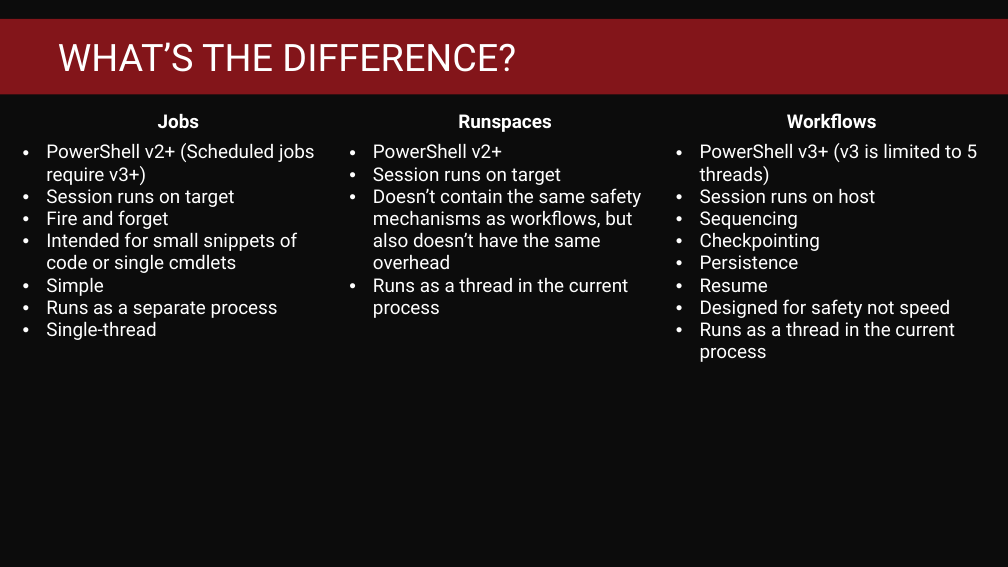
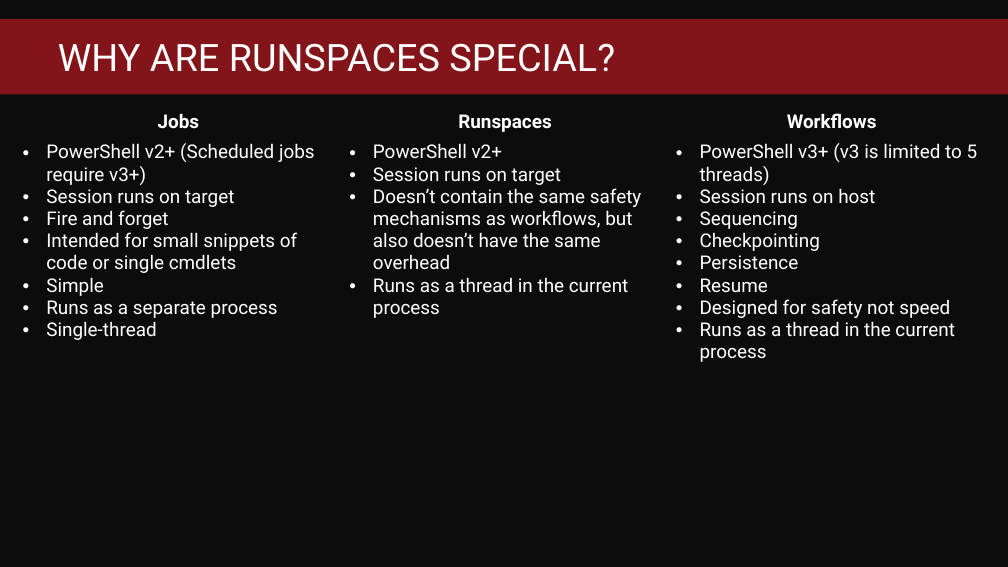
Before and after one commit to jpscripter/Runspaces, a slide deck: slide 4 of High-performance powershell through the magic of runspaces.pptx. Drawn at 1008x567 pixels with LibreOffice and Linux fonts; fonts in the diff are those of the drawing; background and template pictures are left out. Boxes give left, top, right and bottom in pixels: in the first picture for what was removed or moved away, otherwise in the second. Text is boxed around its words. In the diff, an @@ line names an element or a change of style, - is before the commit and + after.

```diff
--- a/High-performance powershell through the magic of runspaces.pptx
+++ b/High-performance powershell through the magic of runspaces.pptx
@@ title at bbox=[58, 43, 615, 72]: text changed @@
-WHAT’S THE DIFFERENCE?
+WHY ARE RUNSPACES SPECIAL?
```
Also in this commit, not shown: 1 other slide changed, 1 slide added, 1 other file.
